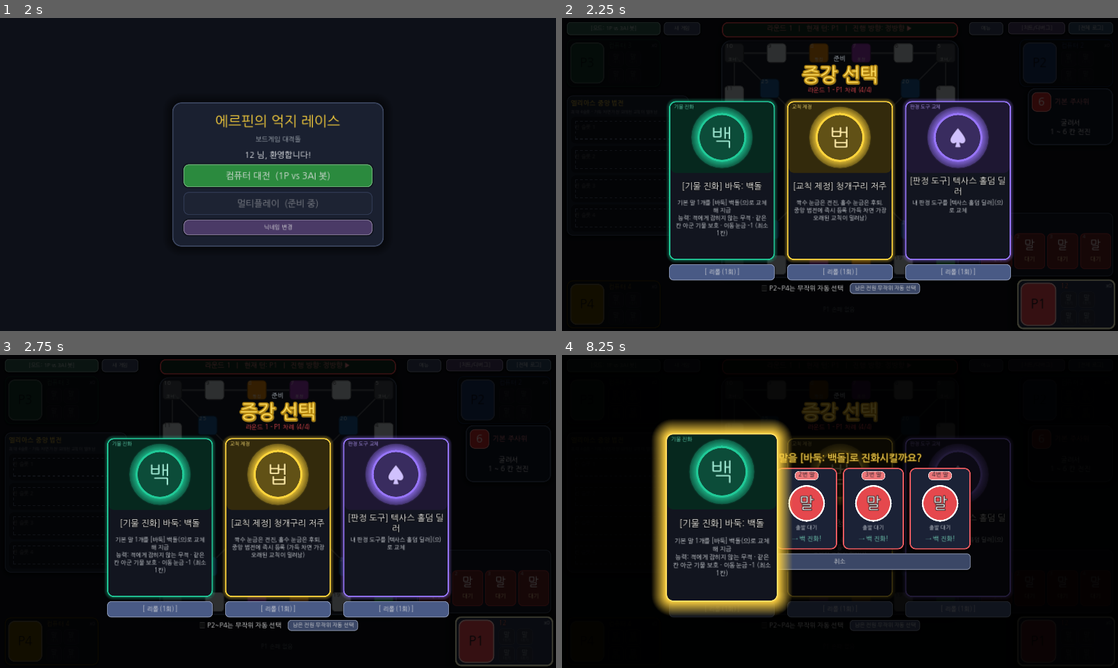
Above: before the commit, frames 1-4 (two rows, left to right).
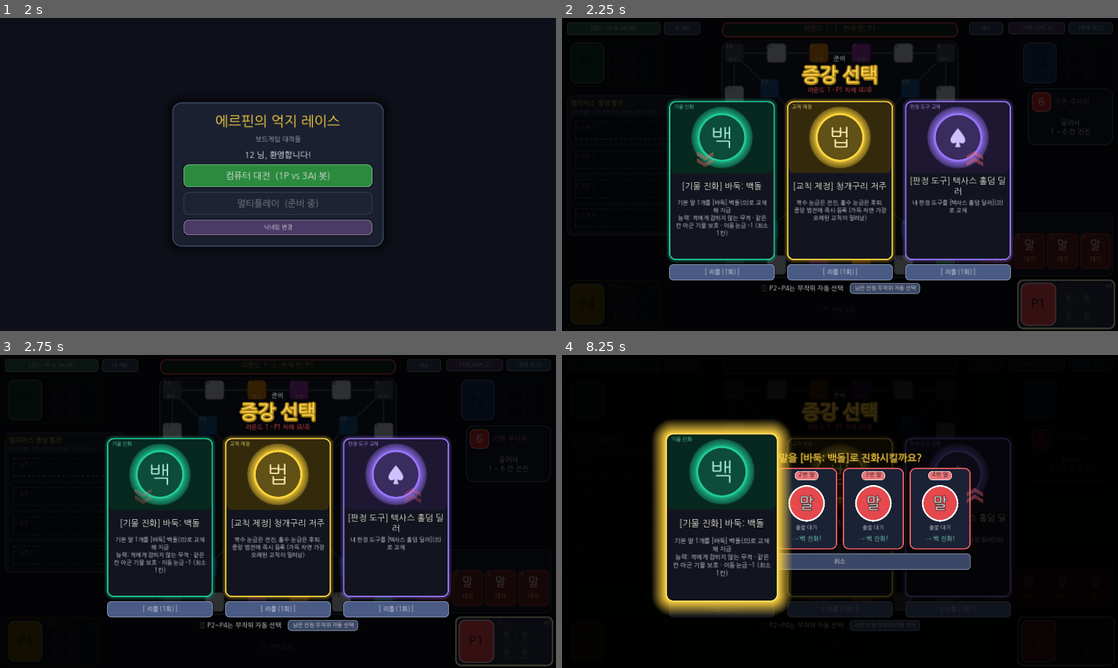
Above: after the commit, the same moments.

Repository: mayjohn66-cmd/TRG
Game: Godot game, scene res://scenes/start_menu.tscn
Two runs of this game, one before a commit and one after it. Both use one fixed random seed, a clock stepped at 60 frames per second and the inputs below.
Inputs (mouse positions are in pixels of both pictures, inside the frame that each line leads up to):
- Up to frame 1 (2 s): click (278, 180) at 0.52 s; type "12" at 0.6 s; click "확인" at 1.25 s
- Up to frame 2 (2.25 s): click "컴퓨터 대전 (1P vs 3AI 봇)" at 2 s
- Up to frame 3 (2.75 s): no input
- Up to frame 4 (8.25 s): click "새 게임" at 2.75 s; click "새 게임" at 3.5 s; click "[모드: 1P vs 3AI 봇]" at 4.25 s; click "[모드: 1P vs 3AI 봇]" at 5 s; click "메뉴" at 5.75 s; click "[치트/디버그]" at 6.5 s; click "[전체 로그]" at 7.25 s; click "기물 진화" at 8 s

Frame 1 is identical in both runs. In frame 2, 0.2% of the frame differs, in the area x 24-76%, y 2-48%; in frame 3, 0.2%; in frame 4, less than 0.1%.

Commit message:
UI 손보기: 라운드 시작 대형 알림, 손패는 일러스트+이름만 표시, 보드 양옆 진행 방향 아이콘
Co-Authored-By: Claude Sonnet 5.5 <noreply@anthropic.com>
Claude-Session: https://claude.ai/code/session_01HvvTBBGdmqrXHkL2GAw3GJ

Diff:
--- a/scenes/event_announcer.gd
+++ b/scenes/event_announcer.gd
@@ -10,6 +10,8 @@
 const FADE_IN: float = 0.12
 const FADE_OUT: float = 0.18
 const MAX_QUEUE: int = 6
+## 이 태그의 알림은 라운드 시작용으로 헤드라인을 크게 그린다.
+const BIG_TAG: String = "라운드"
 
 ## true면 알림을 모두 건너뛴다 (헤드리스 테스트·ui_smoke 자동 진행).
 var instant: bool = false
@@ -96,15 +98,21 @@
 	_root.mouse_filter = Control.MOUSE_FILTER_IGNORE
 	add_child(_root)
 	_root.add_child(_label(str(_current["tag"]), 13, color.lightened(0.2)))
-	_root.add_child(_label(str(_current["headline"]), 26, Color("f8f9fa")))
+	var big: bool = str(_current["tag"]) == BIG_TAG
+	var headline: Label = _label(str(_current["headline"]), 64 if big else 26, color.lightened(0.3) if big else Color("f8f9fa"))
+	if big:
+		headline.add_theme_color_override("font_outline_color", color.darkened(0.6))
+		headline.add_theme_constant_override("outline_size", 10)
+	_root.add_child(headline)
 	if str(_current["body"]) != "":
-		var body: Label = _label(str(_current["body"]), 14, Color("ced4da"))
+		var body: Label = _label(str(_current["body"]), 20 if big else 14, Color("ced4da"))
 		body.autowrap_mode = TextServer.AUTOWRAP_WORD_SMART
 		body.custom_minimum_size = Vector2(380, 0)
 		_root.add_child(body)
 	if _current["extra"] != null:
 		_root.add_child(_current["extra"] as Control)
-	_root.add_child(_label("(클릭하면 넘어갑니다)", 10, Color("6c757d")))
+	if not big:
+		_root.add_child(_label("(클릭하면 넘어갑니다)", 10, Color("6c757d")))
 	modulate = Color(1, 1, 1, 0)
 	visible = true
 	reset_size()
--- a/scenes/main_board.gd
+++ b/scenes/main_board.gd
@@ -258,6 +258,9 @@
 var _draft_overlay: Control = null
 var _draft_player: int = -1
 var _select_banner: Panel = null
+var _dir_left: Node2D = null
+var _dir_right: Node2D = null
+var _announced_round: int = 0
 var _select_title: Label = null
 var _select_cards: Array[Button] = []
 var _select_parts: Array[Dictionary] = []
@@ -432,6 +435,7 @@
 	_log.clear()
 	_toast_label.text = ""
 	_dock_player = -1
+	_announced_round = 0
 	_fx_generation += 1
 	_fx_busy = false
 	_bot.set_enabled(ai_mode)
@@ -522,6 +526,7 @@
 	_build_dock()
 	_build_pawn_dock()
 	_build_select_banner()
+	_build_direction_icons()
 	_build_center_banner()
 	_build_roll_fx()
 	_build_drawers()
@@ -539,7 +544,7 @@
 func _register_layout() -> void:
 	_layout_entries.clear()
 	var left: Array = [_law_panel, _mode_toggle, _new_game_button]
-	var center: Array = [_ribbon, _select_banner, _board_layer, _pawn_layer, _dock, _dock_tabs, _drop_zone, _aim_layer, _pick_banner, _pick_cancel, _roll_button, _roll_pad, _power_bar, _power_label]
+	var center: Array = [_ribbon, _select_banner, _dir_left, _dir_right, _board_layer, _pawn_layer, _dock, _dock_tabs, _drop_zone, _aim_layer, _pick_banner, _pick_cancel, _roll_button, _roll_pad, _power_bar, _power_label]
 	var right: Array = [_tool_board, _action_row, _pawn_bar, _menu_button, _debug_toggle, _log_toggle, _debug_box, _log_panel]
 	for index: int in PLAYER_IDS.size():
 		var player_id: int = PLAYER_IDS[index]
@@ -1395,6 +1400,7 @@
 	_refresh_hands()
 	_refresh_controls()
 	_refresh_overlays()
+	_check_round_banner()
 
 
 func _phase_text() -> String:
@@ -1407,9 +1413,8 @@
 func _refresh_header() -> void:
 	var player_id: int = manager.current_player_id()
 	var reversed: bool = manager.turn_direction == -1
-	var direction: String = "역방향 ◀" if reversed else "정방향 ▶"
 	var reverse_text: String = "  |  이동 역주행 %d라운드" % state.reverse_move_rounds_left if state.reverse_move_rounds_left > 0 else ""
-	_header_label.text = "라운드 %d   |   현재 턴: P%d   |   진행 방향: %s%s" % [state.round_number, player_id, direction, reverse_text]
+	_header_label.text = "라운드 %d   |   현재 턴: P%d%s" % [state.round_number, player_id, reverse_text]
 	_header_label.add_theme_color_override("font_color", (PLAYER_COLORS[player_id] as Color).lightened(0.35))
 	# 리본은 정방향이면 초록, 우노 리버스(턴 방향 -1)면 주황으로 반전하고 테두리는 현재 턴 플레이어 색이다.
 	_ribbon.add_theme_stylebox_override("panel", _style(Color("4a2a0c") if reversed else Color("14301f"), PLAYER_COLORS[player_id], 3, 14, 10, 6))
@@ -1425,12 +1430,52 @@
 
 
 func _refresh_direction() -> void:
+	var reversed: bool = manager.turn_direction == -1
+	if _dir_left != null:
+		# 정방향은 출발선에서 반시계: 보드 오른쪽은 위로, 왼쪽은 아래로. 우노 리버스(역방향)면 둘 다 뒤집힌다.
+		_dir_right.rotation = deg_to_rad(90.0 if reversed else -90.0)
+		_dir_left.rotation = deg_to_rad(-90.0 if reversed else 90.0)
+		var tint: Color = Color("ffa94d") if reversed else Color("ff6b6b")
+		for node: Node2D in [_dir_left, _dir_right]:
+			for chevron: Node in node.get_children():
+				(chevron as Polygon2D).color = Color(tint.r, tint.g, tint.b, 0.4)
 	if not _tag_labels.has(GameEnums.GOAL_TILE):
 		return
-	var reversed: bool = manager.turn_direction == -1
 	var start_tag: Label = _tag_labels[GameEnums.GOAL_TILE]
 	start_tag.text = "▼역주행" if reversed else "▲출발"
 	start_tag.add_theme_color_override("font_color", Color("ffe8cc") if reversed else Color("f8f9fa"))
+
+
+## 보드 양옆에 은은하게 깜빡이는 진행 방향 쌍화살표 (>>). 회전은 _refresh_direction이 정한다.
+func _build_direction_icons() -> void:
+	for side: int in 2:
+		var icon := Node2D.new()
+		icon.position = Vector2(352, 346) if side == 0 else Vector2(1014, 346)
+		icon.z_index = 1
+		for index: int in 2:
+			var chevron := Polygon2D.new()
+			chevron.polygon = PackedVector2Array([Vector2(-8, -20), Vector2(2, -20), Vector2(14, 0), Vector2(2, 20), Vector2(-8, 20), Vector2(4, 0)])
+			chevron.position = Vector2(-10 + index * 16, 0)
+			chevron.color = Color(1.0, 0.42, 0.42, 0.4)
+			icon.add_child(chevron)
+		add_child(icon)
+		var pulse: Tween = icon.create_tween().set_loops()
+		pulse.tween_property(icon, "modulate:a", 0.45, 1.1).set_trans(Tween.TRANS_SINE)
+		pulse.tween_property(icon, "modulate:a", 1.0, 1.1).set_trans(Tween.TRANS_SINE)
+		if side == 0:
+			_dir_left = icon
+		else:
+			_dir_right = icon
+
+
+## 라운드가 시작될 때(증강 선택이 끝나고 첫 플레이어의 턴이 오기 직전) 중앙에 크게 알린다.
+func _check_round_banner() -> void:
+	if _announcer == null or manager.is_game_over or manager.current_state == TurnManager.State.PHASE_ROUND_START:
+		return
+	if state.round_number == _announced_round:
+		return
+	_announced_round = state.round_number
+	_announce("라운드", "라운드 %d" % state.round_number, "%d라운드가 시작됩니다" % state.round_number, COLOR_GOLD, null, 1.5)
 
 
 ## 프로필에 보여 줄 이름: AI 대전에서는 내 닉네임과 "컴퓨터 n", 4P 수동 조작에서는 "플레이어 n".
@@ -1614,29 +1659,33 @@
 	box.add_theme_constant_override("separation", 3)
 	box.mouse_filter = Control.MOUSE_FILTER_IGNORE
 	view.add_child(box)
-	var title := _make_label(card.display_name + (" ▣" if card.needs_tile() else ""), 11, Color("f8f9fa"))
+	# 하스스톤 모바일처럼 손패에는 일러스트와 이름만 보인다 (자세한 효과는 호버 툴팁·클릭 확대로 본다).
+	var art := PanelContainer.new()
+	art.custom_minimum_size = Vector2(0, 40)
+	art.mouse_filter = Control.MOUSE_FILTER_IGNORE
+	art.add_theme_stylebox_override("panel", _style(accent.darkened(0.55), accent, 2, 9, 0, 0))
+	box.add_child(art)
+	var glyph: String = str(card.display_name).strip_edges().substr(0, 1)
+	var art_label := _make_label(glyph, 30, accent.lightened(0.6))
+	art_label.horizontal_alignment = HORIZONTAL_ALIGNMENT_CENTER
+	art_label.vertical_alignment = VERTICAL_ALIGNMENT_CENTER
+	art_label.mouse_filter = Control.MOUSE_FILTER_IGNORE
+	art_label.add_theme_color_override("font_outline_color", accent.darkened(0.7))
+	art_label.add_theme_constant_override("outline_size", 6)
+	art.add_child(art_label)
+	var tag := _make_label(CARD_CATEGORY_NAMES[card.category] + (" ▣" if card.needs_tile() else ""), 9, accent.lightened(0.4))
+	tag.horizontal_alignment = HORIZONTAL_ALIGNMENT_CENTER
+	tag.mouse_filter = Control.MOUSE_FILTER_IGNORE
+	box.add_child(tag)
+	var title := _make_label(card.display_name, 11, Color("f8f9fa"))
 	title.horizontal_alignment = HORIZONTAL_ALIGNMENT_CENTER
+	title.vertical_alignment = VERTICAL_ALIGNMENT_CENTER
 	title.autowrap_mode = TextServer.AUTOWRAP_WORD_SMART
-	title.custom_minimum_size = Vector2(CARD_SIZE.x - 16.0, 24)
+	title.custom_minimum_size = Vector2(CARD_SIZE.x - 14.0, 26)
 	title.mouse_filter = Control.MOUSE_FILTER_IGNORE
+	title.add_theme_color_override("font_outline_color", Color.BLACK)
+	title.add_theme_constant_override("outline_size", 3)
 	box.add_child(title)
-	var icon := PanelContainer.new()
-	icon.custom_minimum_size = Vector2(0, 28)
-	icon.mouse_filter = Control.MOUSE_FILTER_IGNORE
-	icon.add_theme_stylebox_override("panel", _style(accent.darkened(0.35), accent, 2, 8, 0, 2))
-	box.add_child(icon)
-	var icon_label := _make_label("%s\n%s" % [CARD_CATEGORY_NAMES[card.category], str(card_id).replace("_", " ")], 10, Color("fff9db"))
-	icon_label.horizontal_alignment = HORIZONTAL_ALIGNMENT_CENTER
-	icon_label.vertical_alignment = VERTICAL_ALIGNMENT_CENTER
-	icon_label.mouse_filter = Control.MOUSE_FILTER_IGNORE
-	icon.add_child(icon_label)
-	var summary := _make_label(str(CARD_SUMMARIES.get(card_id, "")), 9, Color("ced4da"))
-	summary.autowrap_mode = TextServer.AUTOWRAP_WORD_SMART
-	summary.max_lines_visible = 3
-	summary.custom_minimum_size = Vector2(CARD_SIZE.x - 16.0, 0)
-	summary.size_flags_vertical = Control.SIZE_EXPAND_FILL
-	summary.mouse_filter = Control.MOUSE_FILTER_IGNORE
-	box.add_child(summary)
 	view.gui_input.connect(_on_card_gui_input.bind(player_id, card_id, view))
 	view.mouse_entered.connect(_on_card_hover.bind(view, glow_style, true))
 	view.mouse_exited.connect(_on_card_hover.bind(view, idle_style, false))
--- a/tests/ui_screenshot.gd
+++ b/tests/ui_screenshot.gd
@@ -151,6 +151,13 @@
 			state.tools[1] = ScriptedTool.new([4])
 			_board._on_roll_pressed()
 			_board._preview_pawn(11)
+		"round":
+			_finish_draft()
+			state.give_card(1, &"TRP_02")
+			state.give_card(1, &"SUM_01")
+			state.give_card(1, &"ACT_05")
+			state.give_card(1, &"ACT_01")
+			_board._refresh_all()
 		"pawnchoice":
 			state.get_pawn(12).place_at(5)
 			state.get_pawn(12).has_left_start = true
Not shown, changed: docs/EDGE_CASE_SPEC.md
Not shown, changed: docs/GDD_TDD_Master.md
